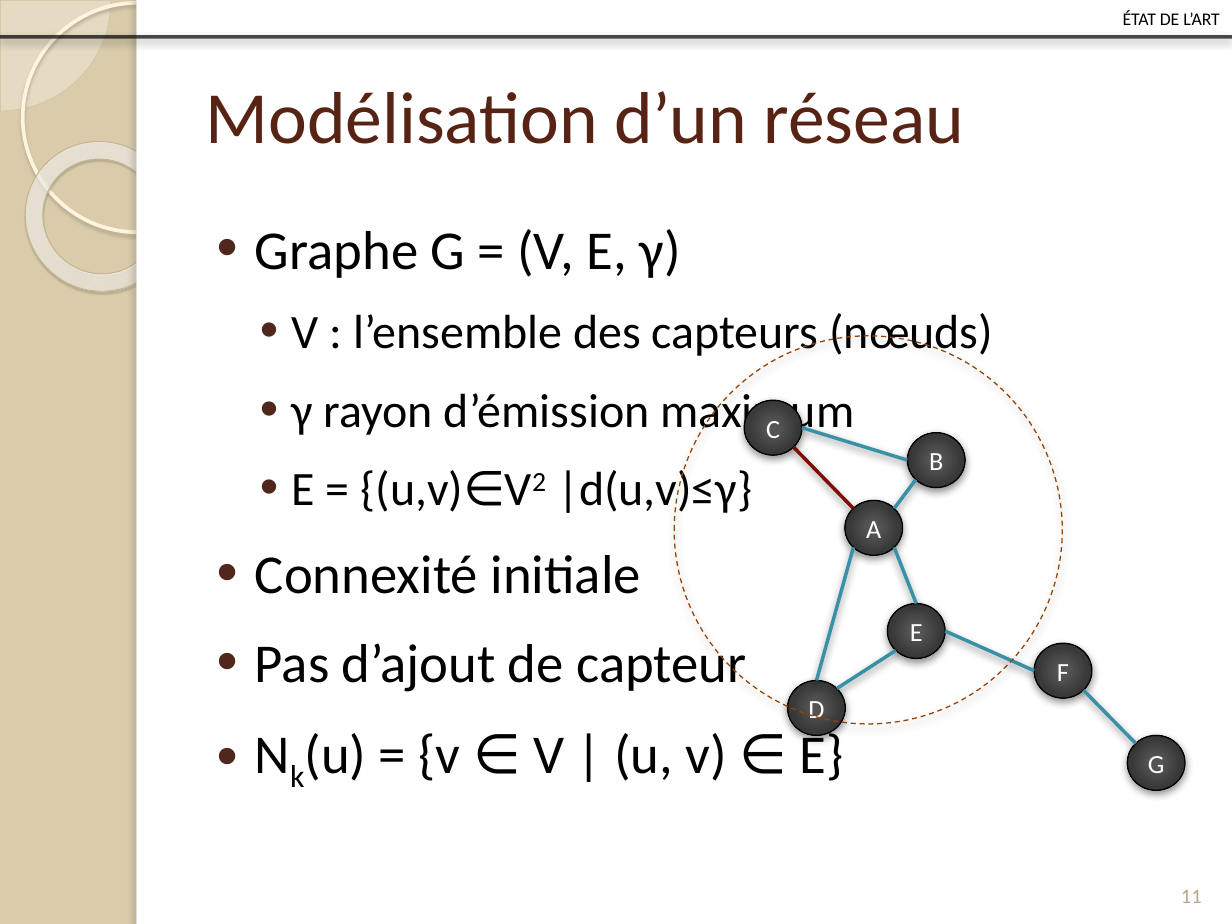
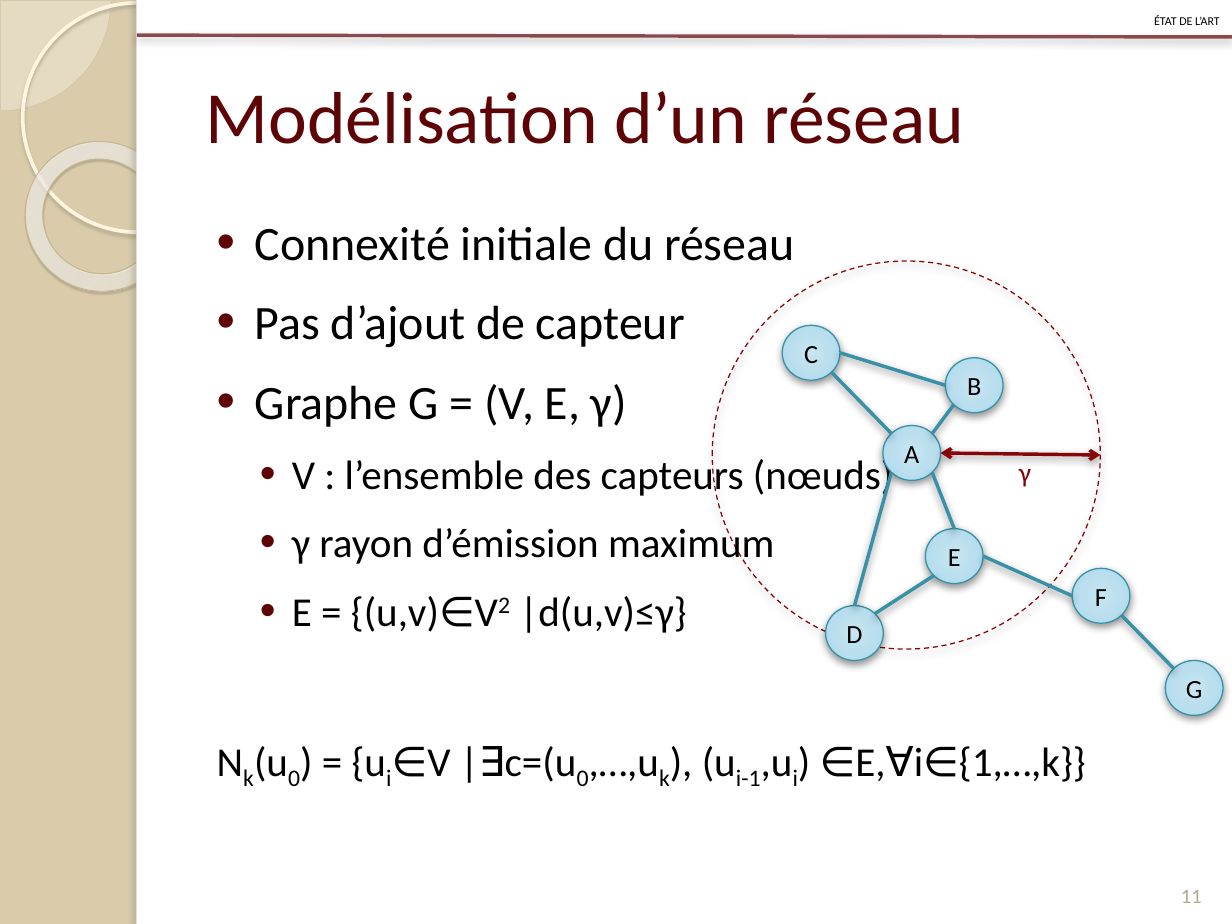
Before and after one commit to Patre/Energy-saving-in-sensors--networks, a slide deck: slide 11 of Redaction/Presentation/pres.pptx. Drawn at 1232x924 pixels with LibreOffice and Linux fonts; fonts in the diff are those of the drawing. Boxes give left, top, right and bottom in pixels: in the first picture for what was removed or moved away, otherwise in the second. Text is boxed around its words. In the diff, an @@ line names an element or a change of style, - is before the commit and + after.

Commit message:
Presentation

```diff
--- a/Redaction/Presentation/pres.pptx
+++ b/Redaction/Presentation/pres.pptx
@@ text "état de l’art" at box(1154, 15, 1220, 25): size 12.9 to 8.8 pt; line spacing 0.9 to 1.2 @@
@@ line moved from (0, 37) - (1232, 37) to (137, 36) - (1232, 37) @@
@@ line (137, 36) - (1232, 37): stroke #000000 2 pt to #5F0406 2 pt @@
@@ title "Modélisation d’un réseau" at box(206, 91, 963, 144): text colour #572314 to #5F0406 @@
@@ text at box(255, 226, 794, 348): paragraphs added @@
+• Connexité initiale du réseau
+• Pas d’ajout de capteur
@@ ellipse at box(712, 261, 1100, 649): outline #964305 0.75 pt dashed to #860608 0.75 pt dashed @@
@@ ellipse "B": place and size @@
-ellipse "B" at box(908, 432, 966, 488)
+ellipse "B" at box(945, 357, 1003, 413)
@@ text at box(255, 384, 893, 633): size 32 to 28 pt in "Graphe G = (V, E, γ)"; size 28 to 24 pt in "V : l’ensemble des capteurs (nœuds)", "γ rayon d’émission maximum", "E = {(u,v)∈V2 |d(u,v)≤γ}"; bullet colour #4F271C to #5F0406 @@
@@ 8 lines, 7 ellipses: place and size @@
-8 lines, 7 ellipses at box(674, 336, 1185, 791)
+8 lines, 7 ellipses at box(712, 261, 1223, 716)
@@ line (832, 372) - (892, 434): stroke #800A07 2 pt to #3891A7 2 pt @@
@@ double arrow added from (1100, 455) to (941, 453), #860608 2 pt @@
@@ text added at box(1019, 469, 1031, 487), 16 pt, text #860608 @@
+γ
@@ text colour #FFFFFF to #000000; fill gradient #555555 to #393939 to #262626 to #000000 to gradient #C9E6F2 to #BBE0EF to #A4D8ED to #9BD7EE; outline #000000 0.75 pt to #3891A7 0.75 pt in 7 elements at box(825, 606, 883, 662), box(945, 357, 1003, 413), box(883, 425, 941, 480), box(782, 325, 840, 381), box(925, 529, 983, 584), box(1072, 568, 1130, 623), box(1165, 660, 1223, 716) @@
@@ text at box(427, 746, 1086, 786): text changed; size 32 to 24 pt @@
-• Connexité initiale
-• Pas d’ajout de capteur
-• Nk(u) = {v ∈ V | (u, v) ∈ E}
+Nk(u0) = {ui∈V |∃c=(u0,…,uk), (ui-1,ui) ∈E,∀i∈{1,…,k}}
```
Also in this commit, not shown: 27 other slides changed, 8 other files.
